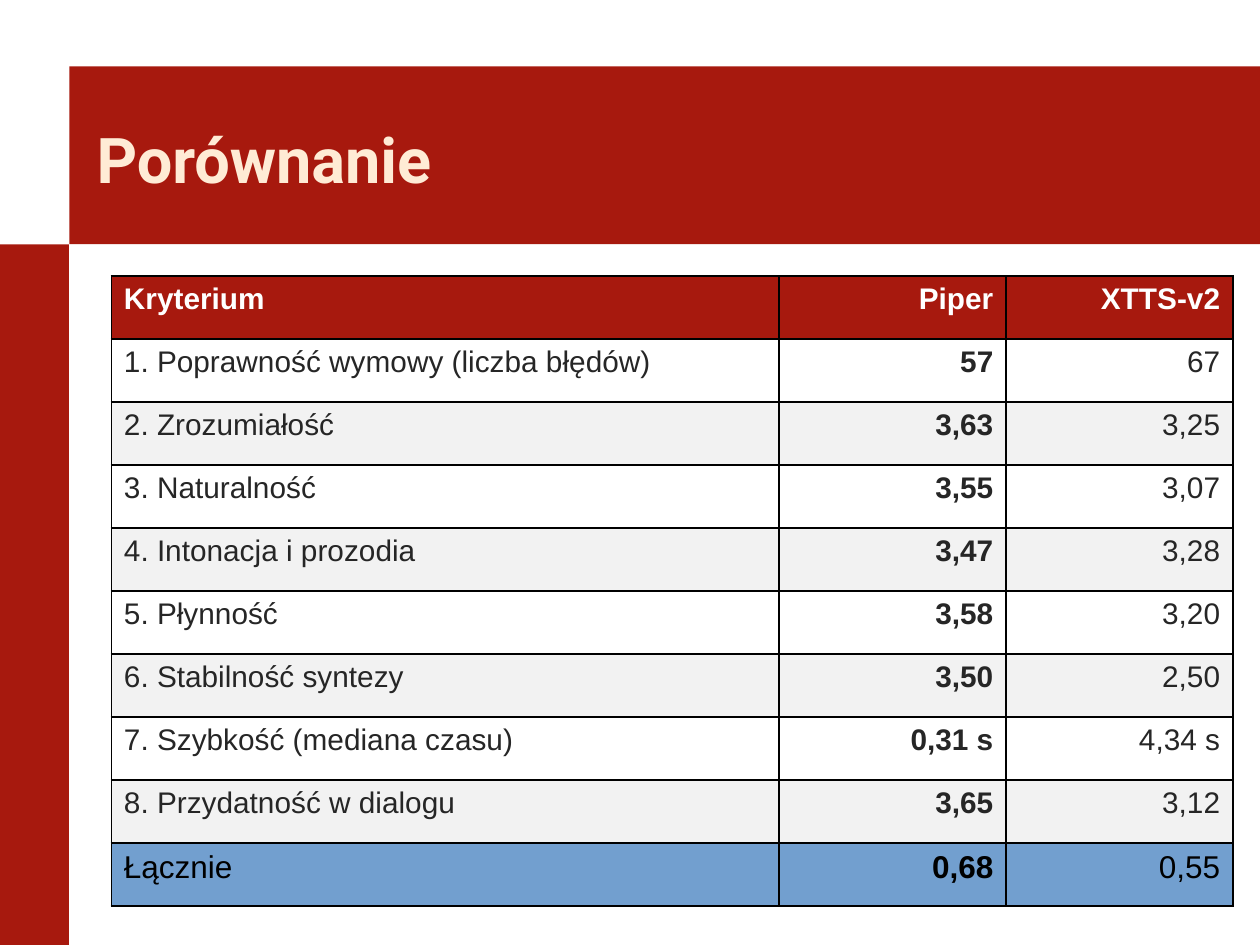
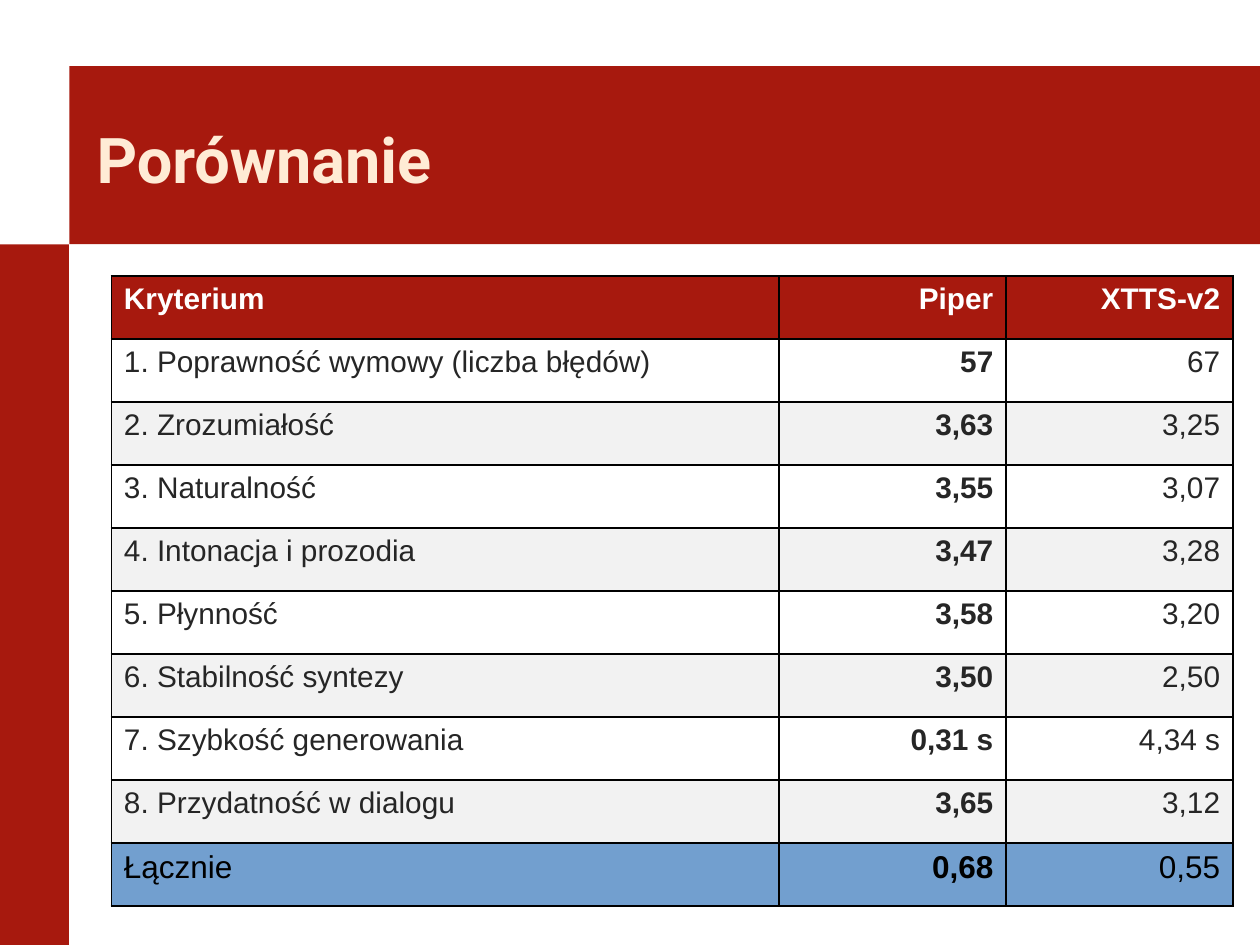
Before and after one commit to zawodev/PWR, a slide deck: slide 14 of sem9/IK/synteza/finalfinalfinal_raport_prezka/IK2.pptx. Drawn at 1260x945 pixels with LibreOffice and Linux fonts; fonts in the diff are those of the drawing; background and template pictures are left out. Boxes give left, top, right and bottom in pixels: in the first picture for what was removed or moved away, otherwise in the second. Text is boxed around its words. In the diff, an @@ line names an element or a change of style, - is before the commit and + after.

```diff
--- a/sem9/IK/synteza/finalfinalfinal_raport_prezka/IK2.pptx
+++ b/sem9/IK/synteza/finalfinalfinal_raport_prezka/IK2.pptx
@@ table at (111,276,1232,906) @@
-row 8, column 1: 7. Szybkość (mediana czasu)
+row 8, column 1: 7. Szybkość generowania
```
